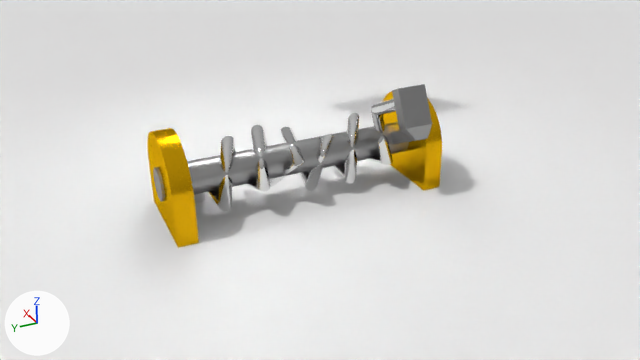
Before and after pictures for a commit that changed the Blender file TorsionSpring.blend.
Before and after are seen from the file's camera 'Camera'. Lighting does not change. The marker at lower left points along +X, +Y and +Z.

The first picture shows 'Bearing.000', 'Bearing.001', 'Cube', 'Paddle', 'Spring', 'Spring.001', 'axle'.
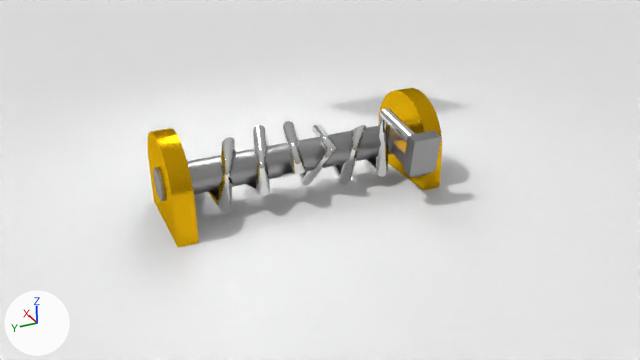
Commit message: Tweak drivers

Pixel boxes (x1, y1, x2, y2) of what changed, in the pictures (640 x 360 px):
'Spring', modifiers changed: before (209, 111, 393, 211); after (208, 108, 390, 212)
'Paddle', turned: before (390, 84, 432, 144); after (391, 130, 441, 177)
'Spring.001', turned: before (371, 99, 396, 116); after (380, 108, 416, 143)

Edits to the bpy script that builds the scene:
```text
Change ob_paddle:
    ob_paddle.rotation_euler: (0.000204, 0.455, 0.0) -> (0.000204, -0.155, 0.0)  # degrees (0, 26, 0) -> degrees (0, -8.9, 0)
Change ob_spring_001:
    ob_spring_001.rotation_euler: (1.571, 0.455, 0.0) -> (1.571, -0.155, 0.0)  # degrees (90, 26, 0) -> degrees (90, -8.9, 0)
Change ob_spring:
    where _m = ob_spring.modifiers.new('Screw', 'SCREW')
    _m.angle: 63.95 -> 64.56
```
